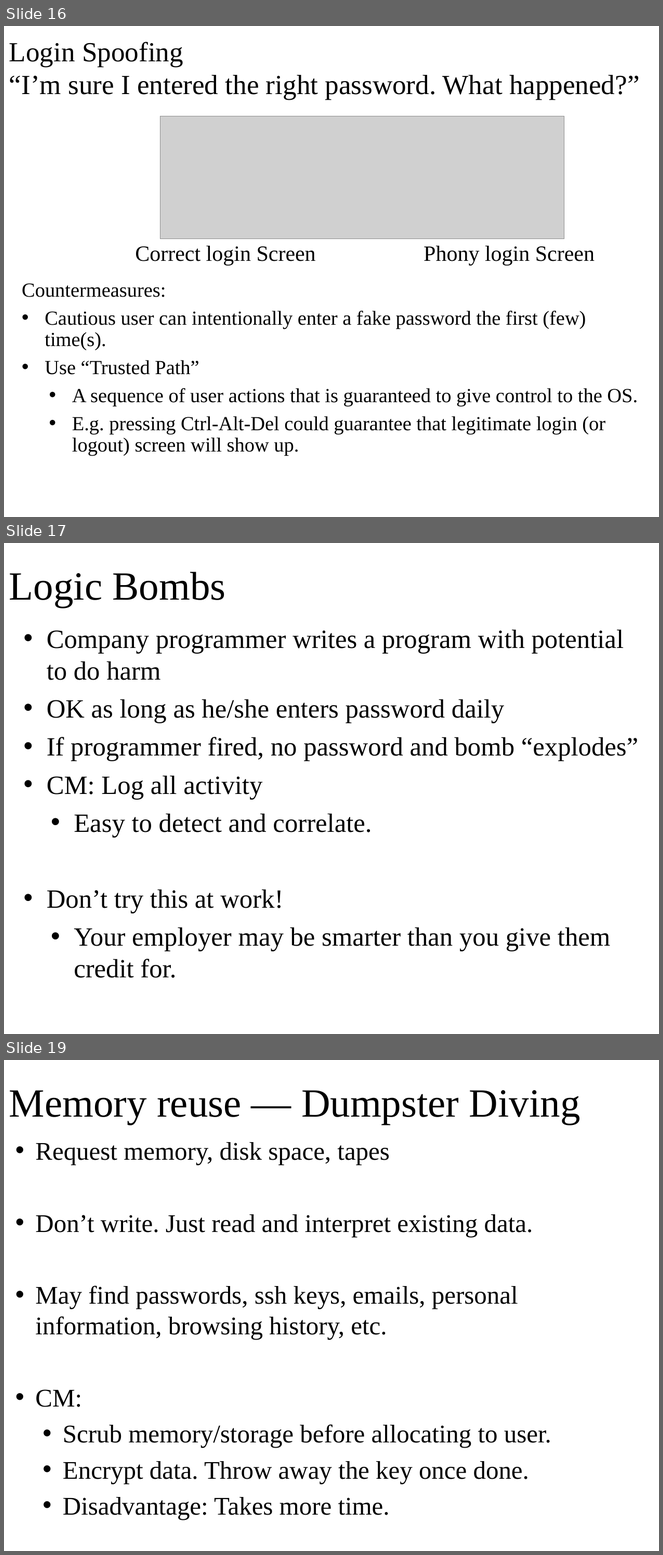
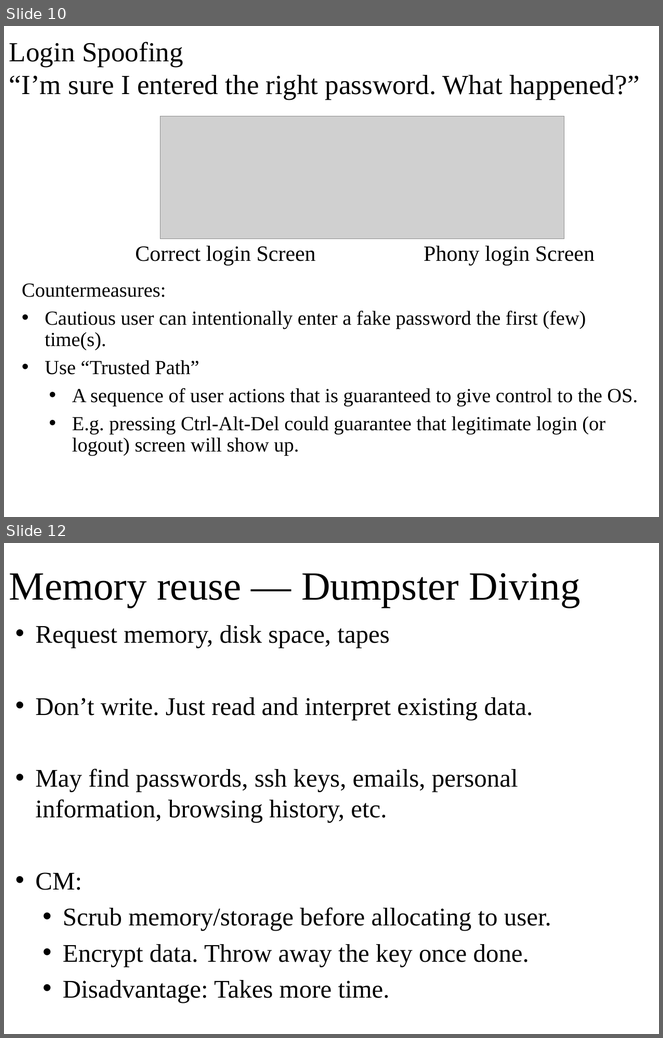
Before and after one commit to oscourse/oscourse.github.io, a slide deck: slides/security.pptx. Shown one above the other, each under a label of ours: slides 16, 17 and 19 before the commit, slides 10 and 12 after it; the slides between them are not shown. The pictures are 663x1555 and 663x1038 pixels, drawn with LibreOffice and Linux fonts; fonts in the diff are those of the drawing; grey boxes stand for pictures. Boxes give left, top, right and bottom in pixels: in the first picture for what was removed or moved away, otherwise in the second. Text is boxed around its words. In the diff, an @@ line names an element or a change of style, - is before the commit and + after.

```diff
--- a/slides/security.pptx
+++ b/slides/security.pptx
@@ slide 17 removed at (x1=4, y1=543, x2=659, y2=1034), background #FFFFFF @@
@@ title removed at (x1=9, y1=572, x2=226, y2=607) @@
-Logic Bombs
@@ text removed at (x1=47, y1=629, x2=638, y2=978) @@
-• Company programmer writes a program with potential to do harm
-• OK as long as he/she enters password daily
-• If programmer fired, no password and bomb “explodes”
-• CM: Log all activity
-  • Easy to detect and correlate.
-• Don’t try this at work!
-  • Your employer may be smarter than you give them credit for.
@@ what was slide 16 is now slide 10 @@
@@ what was slide 19 is now slide 12 @@
```
Also in this commit, not shown: 4 slides changed, 6 other slides removed, 2 other files.
